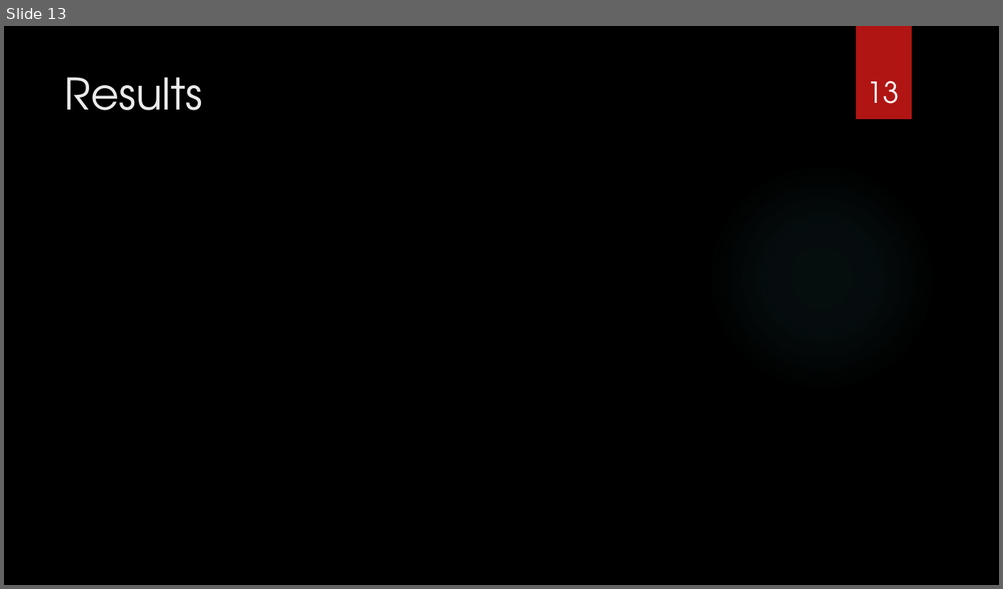
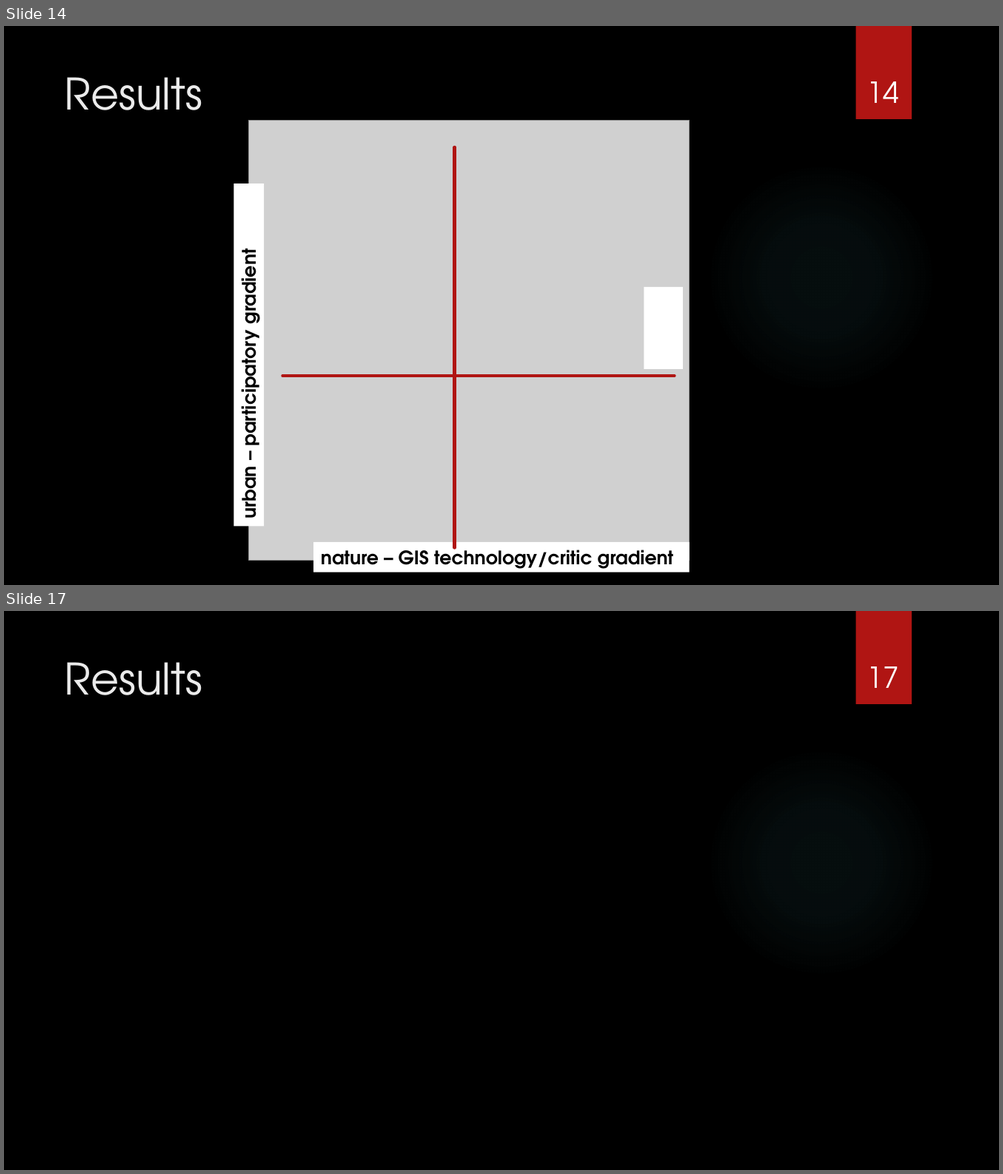
Before and after one commit to nuest/qual_gis, a slide deck: presentation/vortrag_qual_gis.pptx. Shown one above the other, each under a label of ours: slide 13 before the commit, slides 14 and 17 after it; the slides between them are not shown. The pictures are 1003x589 and 1003x1174 pixels, drawn with LibreOffice and Linux fonts; fonts in the diff are those of the drawing; grey boxes stand for pictures; background and template pictures are left out. Boxes give left, top, right and bottom in pixels: in the first picture for what was removed or moved away, otherwise in the second. Text is boxed around its words. In the diff, an @@ line names an element or a change of style, - is before the commit and + after.

```diff
--- a/presentation/vortrag_qual_gis.pptx
+++ b/presentation/vortrag_qual_gis.pptx
@@ slide 14 added at [4,26,999,585], background picture (left out); not listed: 2 template elements that a slide beside it also shows @@
@@ title added at [64,77,202,110], 42 pt, text #EBEBEB @@
+Results
@@ page number added at [867,82,899,103], 28 pt, text #FFFFFF @@
+14
@@ picture added at [249,120,689,560] @@
@@ line added from (455, 548) to (455, 147), #B01513 3 pt @@
@@ rectangle added at [234,184,264,527], fill #FFFFFF, 18 pt, text #000000, bold @@
+urban – participatory gradient
@@ rectangle added at [644,287,683,369], fill #FFFFFF @@
@@ line added from (282, 376) to (674, 376), #B01513 3 pt @@
@@ rectangle added at [313,543,690,572], fill #FFFFFF, 18 pt, text #000000, bold @@
+nature – GIS technology/critic gradient
@@ what was slide 13 is now slide 17 @@
@@ page number at [867,667,899,688]: text changed @@
-13
+17
```
Also in this commit, not shown: 4 slides changed, 4 other slides added, 2 slides removed.
